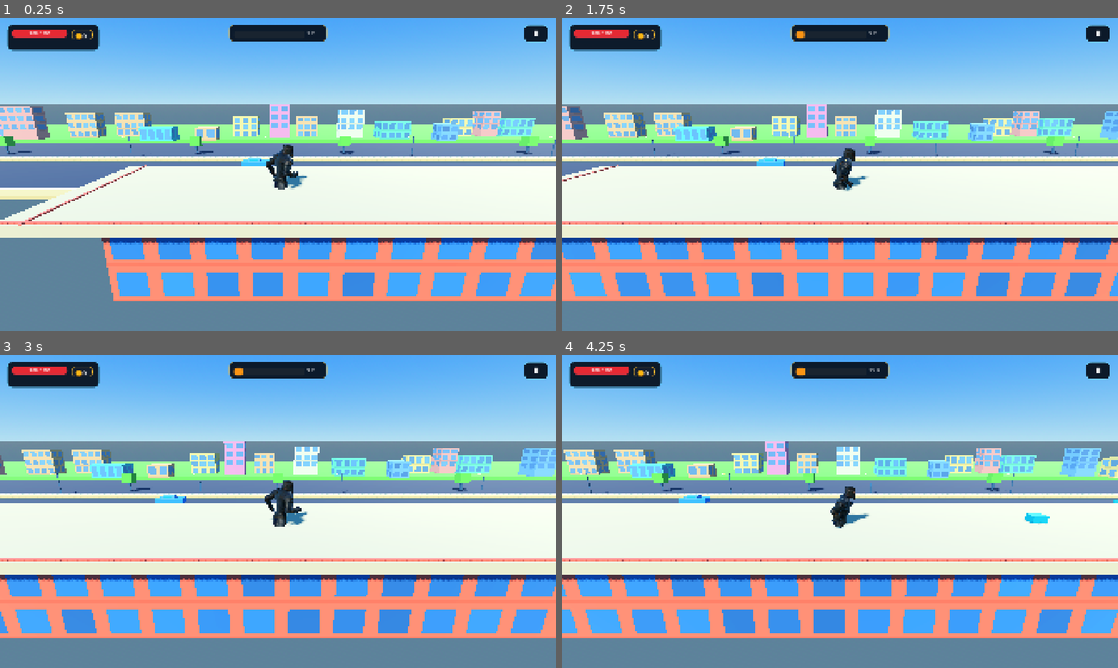
Above: before the commit, frames 1-4 (two rows, left to right).
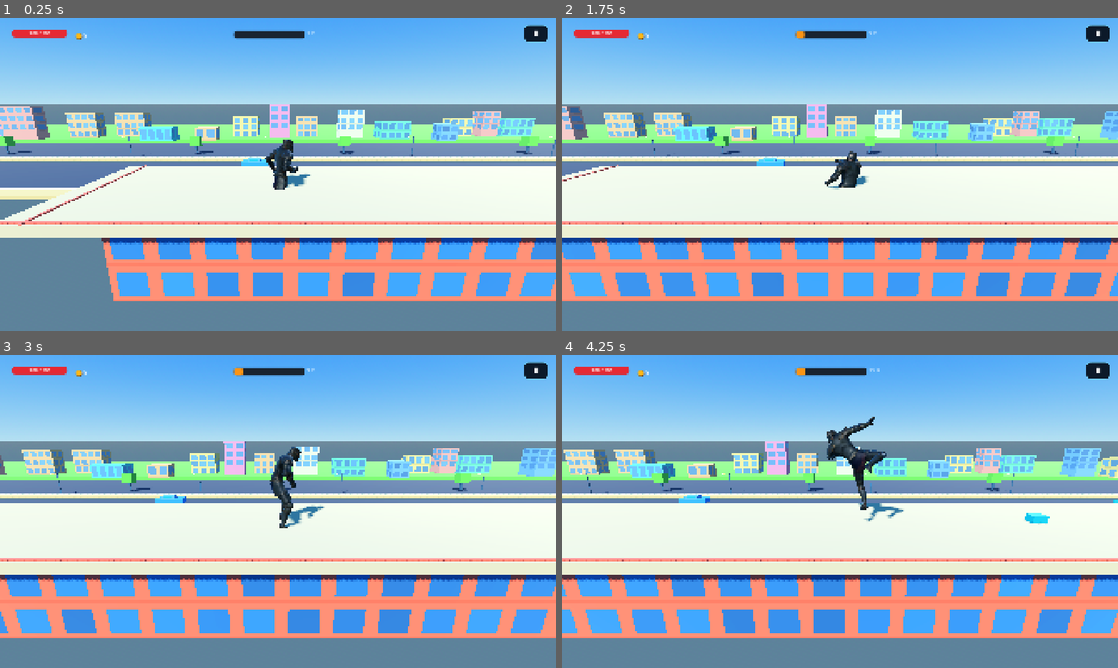
Above: after the commit, the same moments.

Repository: nnamdinwali/shadow-killer
Game: Godot game, scene res://node_3d.tscn
Two runs of this game, one before a commit and one after it. Both use one fixed random seed, a clock stepped at 60 frames per second and the inputs below.
Inputs (mouse positions are in pixels of both pictures, inside the frame that each line leads up to):
- Up to frame 1 (0.25 s): no input
- Up to frame 2 (1.75 s): click (701, 199) at 0.52 s; click (979, 199) at 1.27 s
- Up to frame 3 (3 s): tap Enter at 2 s; move the mouse to (400, 495) at 2.02 s; hold W 2.03-2.75 s; tap J at 2.1 s; click (400, 495) at 2.17 s; tap Space at 2.27, 2.57 s; tap X at 2.3 s; drag from (166, 527) to (250, 574) at 2.77 s
- Up to frame 4 (4.25 s): move the mouse to (895, 442) at 3.52 s; hold W from 3.53 s (still down); tap Enter at 3.6 s; click (895, 442) at 3.67 s; tap Space at 3.8 s

The runs differ from the first frame. In frame 1, 2.2% of the frame differs, in the area x 1-59%, y 2-55%; in frame 2, 2.3%; in frame 3, 2.7%; in frame 4, 3.3%, in the area x 1-62%, y 2-56%.

Commit message:
Fix action input HUD overlays and runner feet

Diff:
--- a/hud.gd
+++ b/hud.gd
@@ -72,7 +72,7 @@
 	var status_panel := Panel.new()
 	status_panel.position = Vector2(24, 22)
 	status_panel.size = Vector2(320, 92)
-	status_panel.add_theme_stylebox_override("panel", _panel_style(Color(0.025, 0.06, 0.11, 0.93), 18, Color(0.35, 0.78, 1.0, 0.7), 2))
+	status_panel.add_theme_stylebox_override("panel", _panel_style(Color.TRANSPARENT, 0, Color.TRANSPARENT, 0))
 	root.add_child(status_panel)
 
 	var hero_label := _label("HERO STATUS", 17, Color(0.68, 0.9, 1.0))
@@ -108,7 +108,7 @@
 	var coin_badge := Panel.new()
 	coin_badge.position = Vector2(224, 18)
 	coin_badge.size = Vector2(72, 36)
-	coin_badge.add_theme_stylebox_override("panel", _panel_style(Color(0.08, 0.12, 0.18, 0.95), 10, Color(1.0, 0.74, 0.18, 0.75), 2))
+	coin_badge.add_theme_stylebox_override("panel", _panel_style(Color.TRANSPARENT, 0, Color.TRANSPARENT, 0))
 	status_panel.add_child(coin_badge)
 
 	var coin_icon := _label("●", 27, Color(1.0, 0.72, 0.08))
@@ -135,7 +135,7 @@
 	distance_panel.offset_right = 170
 	distance_panel.position.y = 22
 	distance_panel.size.y = 60
-	distance_panel.add_theme_stylebox_override("panel", _panel_style(Color(0.025, 0.06, 0.11, 0.93), 18, Color(1.0, 0.74, 0.2, 0.65), 2))
+	distance_panel.add_theme_stylebox_override("panel", _panel_style(Color.TRANSPARENT, 0, Color.TRANSPARENT, 0))
 	root.add_child(distance_panel)
 
 	var distance_title := _label("CITY RUN   •   DISTANCE", 16, Color(1.0, 0.87, 0.5))
@@ -185,7 +185,7 @@
 	jump_zone.add_theme_stylebox_override("hover", invisible_touch_style)
 	jump_zone.add_theme_stylebox_override("pressed", invisible_touch_style)
 	jump_zone.add_theme_stylebox_override("focus", invisible_touch_style)
-	jump_zone.pressed.connect(_on_jump_pressed)
+	jump_zone.mouse_filter = Control.MOUSE_FILTER_IGNORE
 	root.add_child(jump_zone)
 
 	var attack_zone := Button.new()
@@ -202,8 +202,29 @@
 	attack_zone.add_theme_stylebox_override("hover", invisible_touch_style)
 	attack_zone.add_theme_stylebox_override("pressed", invisible_touch_style)
 	attack_zone.add_theme_stylebox_override("focus", invisible_touch_style)
-	attack_zone.pressed.connect(_on_attack_pressed)
+	attack_zone.mouse_filter = Control.MOUSE_FILTER_IGNORE
 	root.add_child(attack_zone)
+
+func _unhandled_input(event: InputEvent) -> void:
+	# Direct input keeps controls reliable on Android and on desktop testing.
+	if event is InputEventKey and event.pressed and not event.echo:
+		if event.keycode in [KEY_SPACE, KEY_W, KEY_UP]:
+			_on_jump_pressed()
+		elif event.keycode in [KEY_J, KEY_X, KEY_ENTER]:
+			_on_attack_pressed()
+	elif event is InputEventScreenTouch and event.pressed:
+		_handle_action_position(event.position)
+	elif event is InputEventMouseButton and event.pressed and event.button_index == MOUSE_BUTTON_LEFT:
+		_handle_action_position(event.position)
+
+func _handle_action_position(screen_position: Vector2) -> void:
+	if screen_position.y < 180.0:
+		return
+	var half_width := get_viewport().get_visible_rect().size.x * 0.5
+	if screen_position.x < half_width:
+		_on_jump_pressed()
+	else:
+		_on_attack_pressed()
 
 func _refresh_hud() -> void:
 	if health_bar:
@@ -226,9 +247,13 @@
 		player = node
 
 func _on_jump_pressed() -> void:
+	if not is_instance_valid(player):
+		player = get_tree().get_first_node_in_group("player")
 	if is_instance_valid(player) and player.has_method("jump"):
 		player.jump()
 
 func _on_attack_pressed() -> void:
+	if not is_instance_valid(player):
+		player = get_tree().get_first_node_in_group("player")
 	if is_instance_valid(player) and player.has_method("attack"):
 		player.attack()
--- a/runner.tscn
+++ b/runner.tscn
@@ -13,6 +13,7 @@
 [node name="CharacterModel" parent="." instance=ExtResource("1_model")]
 rotation_degrees = Vector3(0, 90, 0)
 scale = Vector3(0.035, 0.035, 0.035)
+position = Vector3(0, 0.35, 0)
 
 [node name="CollisionShape3D" type="CollisionShape3D" parent="."]
 position = Vector3(0, 2, 0)
